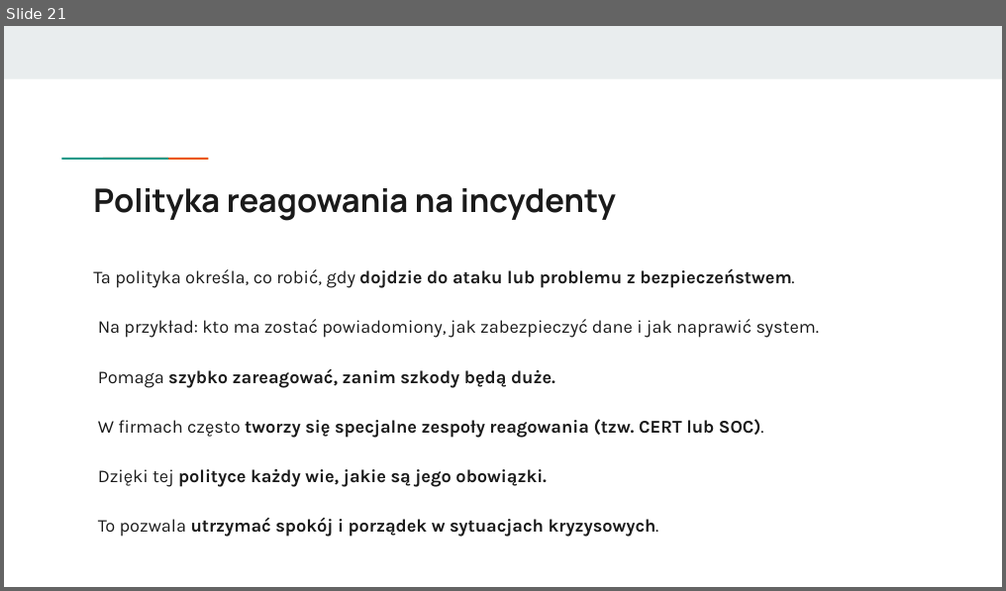
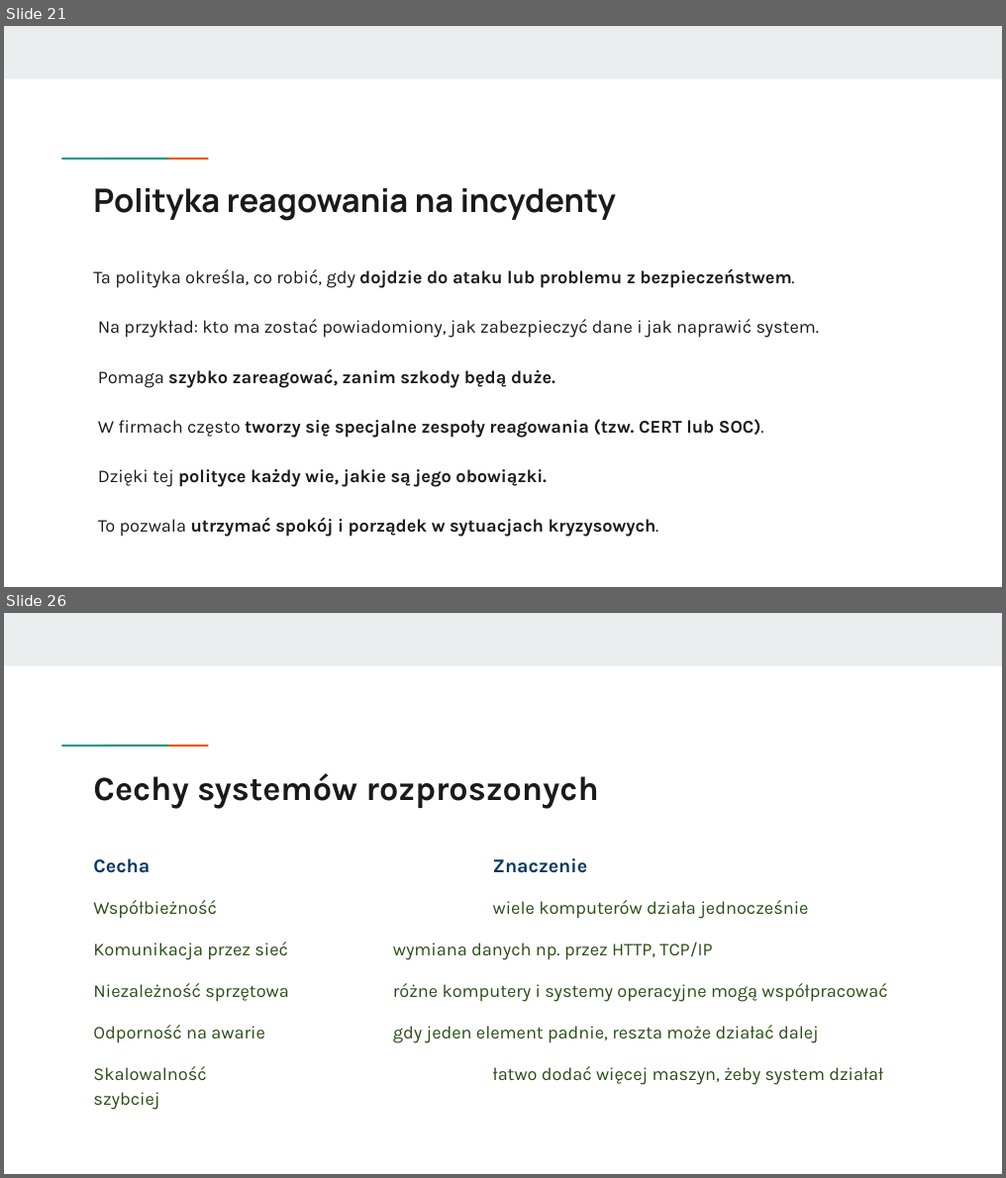
Before and after one commit to KasiaKasia/PRZEDMIOTY, a slide deck: ZASTOSOWANIE_INFORMATYKI/1A-gr_2/Zastosowanie informatyki - 1A gr. 2-plik2.pptx. Shown one above the other, each under a label of ours: slide 21 before the commit, slides 21 and 26 after it; the slides between them are not shown. The pictures are 1006x591 and 1006x1178 pixels, drawn with LibreOffice and Linux fonts; fonts in the diff are those of the drawing. Boxes give left, top, right and bottom in pixels: in the first picture for what was removed or moved away, otherwise in the second. Text is boxed around its words. In the diff, an @@ line names an element or a change of style, - is before the commit and + after.

```diff
--- a/ZASTOSOWANIE_INFORMATYKI/1A-gr_2/Zastosowanie informatyki - 1A gr. 2-plik2.pptx
+++ b/ZASTOSOWANIE_INFORMATYKI/1A-gr_2/Zastosowanie informatyki - 1A gr. 2-plik2.pptx
@@ slide 26 added at [4,613,1002,1174], background #FFFFFF; not listed: 3 template elements that a slide beside it also shows @@
@@ title added at [93,773,599,809], 24.4 pt, text #1A1A1A, bold @@
+Cechy systemów rozproszonych
@@ text added at [93,859,887,1085], 13 pt, text #274E13 @@
+Cecha Znaczenie
+Współbieżność wiele komputerów działa jednocześnie
+Komunikacja przez sieć wymiana danych np. przez HTTP, TCP/IP
+Niezależność sprzętowa różne komputery i systemy operacyjne mogą współpracować
+Odporność na awarie gdy jeden element padnie, reszta może działać dalej
+Skalowalność łatwo dodać więcej maszyn, żeby system działał szybciej
```
Also in this commit, not shown: 5 other slides added, 1 other file.
